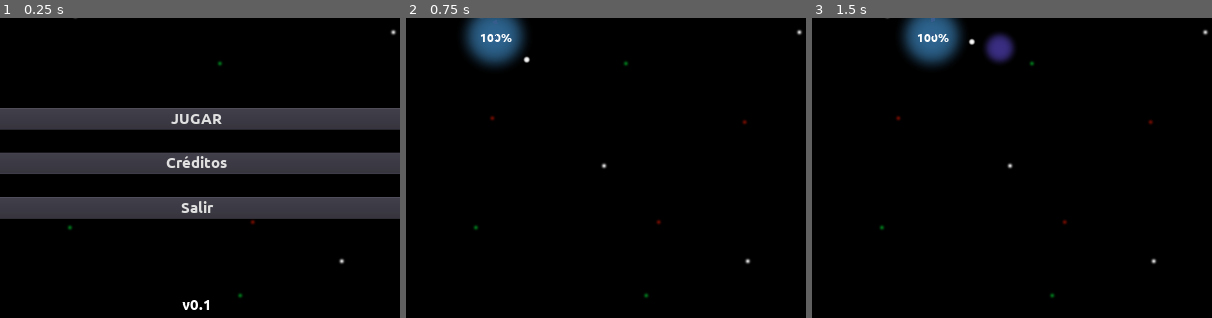
Above: before the commit, frames 1-3 (left to right).
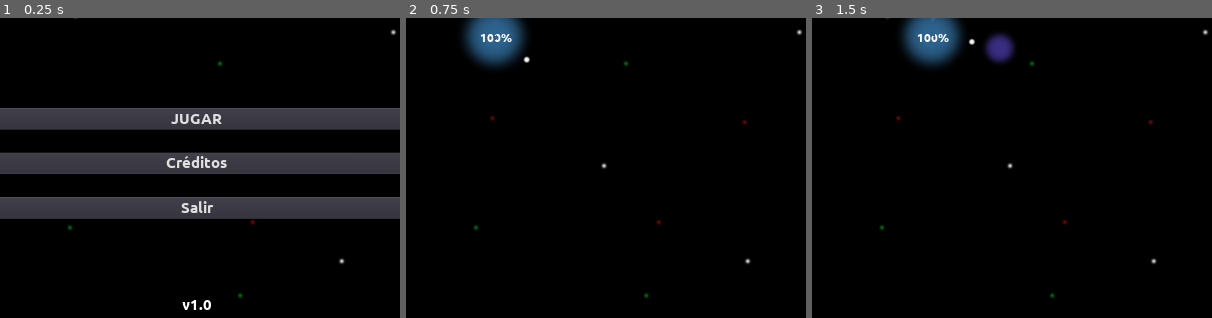
Above: after the commit, the same moments.

Repository: moisesjbc/cinco-etapas
Game: Godot game, scene res://menus/main_menu/main_menu.tscn
Same seed, same stepped clock (60 frames per second), same inputs: the game is played once before the commit and once after it.
Inputs (mouse positions are % of the whole screen's width and height, from its top left):
- Up to frame 1 (0.25 s): no input
- Up to frame 2 (0.75 s): click "JUGAR" at 0.5 s
- Up to frame 3 (1.5 s): tap Enter at 1.25 s; move the mouse to (72, 45) at 1.27 s; hold Right (ui_right) from 1.28 s (still down); click (72, 45) at 1.42 s
The pictures show only the part of the screen within x 25-75%, y 35-85%; the shares and areas given below are measured in that part.

The runs differ from the first frame. In frame 1, 0.1% of the frame differs, in the area x 47-53%, y 94-98%; in frame 2, nothing differs; in frame 3, nothing differs.

Commit message:
Version number updated to v1.0

Diff:
--- a/godot-project/menus/main_menu/main_menu.tscn
+++ b/godot-project/menus/main_menu/main_menu.tscn
@@ -94,7 +94,7 @@
 margin_bottom = 266.0
 size_flags_horizontal = 3
 size_flags_vertical = 6
-text = "v0.1"
+text = "v1.0"
 align = 1
 __meta__ = {
 "_edit_use_anchors_": false
--- a/godot-project/project.godot
+++ b/godot-project/project.godot
@@ -15,7 +15,7 @@
 
 [application]
 
-config/name="Cinco etapas - v0.1"
+config/name="Cinco etapas - v1.0"
 run/main_scene="res://menus/main_menu/main_menu.tscn"
 config/icon="res://icon.png"
 
